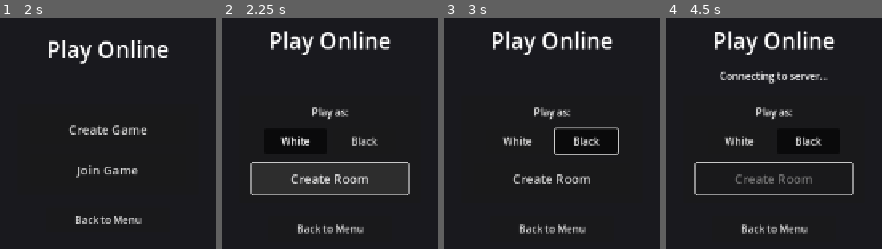
Above: before the commit, frames 1-4 (left to right).
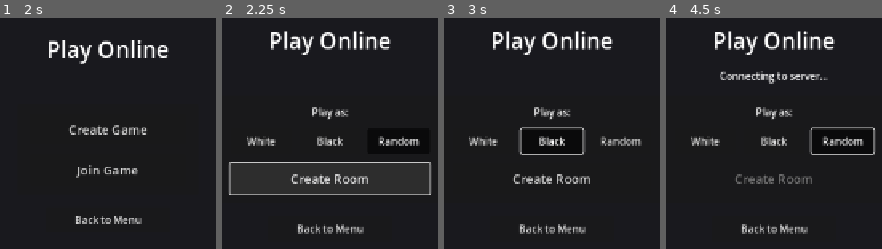
Above: after the commit, the same moments.

Repository: tomgun/saktris-game
Game: Godot game, scene res://src/ui/multiplayer/multiplayer_menu.tscn
Two runs of this game, one before a commit and one after it. Both use one fixed random seed, a clock stepped at 60 frames per second and the inputs below. This scene is started directly instead of the project's main scene.
Inputs (mouse positions are in pixels of both pictures, inside the frame that each line leads up to):
- Up to frame 1 (2 s): click (108, 140) at 0.52 s; type "Alex" at 0.6 s; click "Continue" at 1.25 s
- Up to frame 2 (2.25 s): click "Create Game" at 2 s
- Up to frame 3 (3 s): click "Black" at 2.75 s
- Up to frame 4 (4.5 s): click "Create Room" at 3.5 s; click (843, 140) at 4.25 s, where only the run after the commit has a clickable "Random"

Frame 1 is identical in both runs. In frame 2, 2.7% of the frame differs, in the area x 2-98%, y 51-77%; in frame 3, 2.6%; in frame 4, 3.3%, in the area x 11-98%, y 47-77%.

Commit message:
Fix online action mode: cooldown bar positioning, game mode sync, ready button
- Fix cooldown bars stuck in middle of board after resize (repositioned on resize)
- Sync host's game mode (Classic/Action) to guest instead of using local settings
- Add Random option to side selector (default, resolved at room creation)
- Add "I'm Ready!" overlay for online action mode (pauses until both confirm)
- Emit remote_ready_received signal bidirectionally for ready handshake

Diff:
--- a/src/game/game_state.gd
+++ b/src/game/game_state.gd
@@ -45,6 +45,7 @@
 var action_ai_reaction_max: float = 1.0    ## Maximum AI reaction time after cooldown ready
 
 ## Action mode timers (counts down to 0)
+var action_paused: bool = false  ## When true, action mode timers don't tick (e.g. waiting for ready)
 var _white_move_timer: float = 0.0
 var _black_move_timer: float = 0.0
 var _arrival_timer: float = 0.0
@@ -186,6 +187,8 @@
 	if game_mode != GameMode.ACTION:
 		return
 	if not is_game_in_progress():
+		return
+	if action_paused:
 		return
 	_tick_action_mode(delta)
 
--- a/src/main.gd
+++ b/src/main.gd
@@ -121,11 +121,7 @@
 	var settings: Dictionary = data.get("settings", {})
 	var seed_val: int = data.get("seed", 0)
 
-	# Override settings for network play
-	if Settings.game_style == 1:
-		settings["game_mode"] = GameState.GameMode.ACTION
-	else:
-		settings["game_mode"] = GameState.GameMode.TWO_PLAYER
+	# Use host's game mode from settings (don't override with local settings)
 	settings["network_seed"] = seed_val
 
 	# Clean up multiplayer menu
--- a/src/network/network_manager.gd
+++ b/src/network/network_manager.gd
@@ -52,6 +52,7 @@
 signal remote_resign()
 signal remote_draw_offer()
 signal remote_draw_response(accepted: bool)
+signal remote_ready_received()
 signal ping_updated(ms: int)
 signal resync_needed()
 
@@ -422,8 +423,8 @@
 			game_starting.emit(parsed)
 
 		NetworkProtocolClass.MessageType.GAME_READY:
-			# Guest is ready - game can begin
-			pass
+			# Remote player is ready
+			remote_ready_received.emit()
 
 		NetworkProtocolClass.MessageType.MOVE:
 			var parsed := NetworkProtocolClass.parse_move(msg_data)
--- a/src/ui/board/board_view.gd
+++ b/src/ui/board/board_view.gd
@@ -66,6 +66,11 @@
 var _arrival_piece_preview: TextureRect = null
 var _arrival_column_highlight: ColorRect = null
 var _arrival_side_label: Label = null
+
+# Ready overlay for online action mode
+var _ready_overlay: PanelContainer = null
+var _local_ready: bool = false
+var _remote_ready: bool = false
 
 @onready var board_container: Control = %BoardContainer
 @onready var squares_grid: Control = %SquaresGrid
@@ -133,12 +138,20 @@
 		if tween.is_valid():
 			tween.kill()
 	_active_tweens.clear()
+	if NetworkManager.remote_ready_received.is_connected(_on_remote_ready):
+		NetworkManager.remote_ready_received.disconnect(_on_remote_ready)
 
 
 func set_online_mode(enabled: bool, side: int) -> void:
 	## Enable online multiplayer mode
 	is_online_mode = enabled
 	my_side = side
+
+	# Show ready overlay for online action games
+	if enabled and game_state and game_state.game_mode == GameState.GameMode.ACTION:
+		game_state.action_paused = true
+		_show_ready_overlay()
+		NetworkManager.remote_ready_received.connect(_on_remote_ready)
 
 
 func is_my_turn() -> bool:
@@ -1435,6 +1448,9 @@
 		sprite.size = Vector2(square_size, square_size)
 		sprite.position = _board_to_pixel(pos)
 
+	# Action mode UI (cooldown bars, arrival indicators)
+	_reposition_action_mode_ui()
+
 
 func _initial_layout_setup() -> void:
 	await get_tree().process_frame
@@ -2344,6 +2360,136 @@
 		_arrival_side_label = null
 
 
+func _reposition_action_mode_ui() -> void:
+	## Reposition action mode UI elements after board resize
+	var bar_height := 8.0
+	var bar_width := square_size * BOARD_SIZE
+
+	if _white_cooldown_bg:
+		_white_cooldown_bg.position = Vector2(0, square_size * BOARD_SIZE + 2)
+		_white_cooldown_bg.size = Vector2(bar_width, bar_height)
+	if _white_cooldown_bar:
+		_white_cooldown_bar.position = Vector2(0, square_size * BOARD_SIZE + 2)
+
+	if _black_cooldown_bg:
+		_black_cooldown_bg.position = Vector2(0, -bar_height - 2)
+		_black_cooldown_bg.size = Vector2(bar_width, bar_height)
+	if _black_cooldown_bar:
+		_black_cooldown_bar.position = Vector2(0, -bar_height - 2)
+
+	if _arrival_timer_label:
+		_arrival_timer_label.position = Vector2(bar_width / 2 - 60, -bar_height - 45)
+	if _arrival_side_label:
+		_arrival_side_label.position = Vector2(bar_width / 2 - 40, -bar_height - 65)
+	if _arrival_piece_preview:
+		_arrival_piece_preview.position = Vector2(bar_width / 2 + 65, -bar_height - 55)
+
+
+func _show_ready_overlay() -> void:
+	## Show a prominent "I'm Ready!" overlay for online action mode
+	_ready_overlay = PanelContainer.new()
+	_ready_overlay.anchors_preset = Control.PRESET_FULL_RECT
+	_ready_overlay.z_index = 100
+	_ready_overlay.mouse_filter = Control.MOUSE_FILTER_STOP
+
+	# Semi-transparent background
+	var style := StyleBoxFlat.new()
+	style.bg_color = Color(0, 0, 0, 0.7)
+	style.set_content_margin_all(20)
+	_ready_overlay.add_theme_stylebox_override("panel", style)
+
+	var vbox := VBoxContainer.new()
+	vbox.alignment = BoxContainer.ALIGNMENT_CENTER
+	vbox.size_flags_horizontal = Control.SIZE_EXPAND_FILL
+	vbox.size_flags_vertical = Control.SIZE_EXPAND_FILL
+	_ready_overlay.add_child(vbox)
+
+	var spacer_top := Control.new()
+	spacer_top.size_flags_vertical = Control.SIZE_EXPAND_FILL
+	vbox.add_child(spacer_top)
+
+	var title := Label.new()
+	title.text = "ACTION MODE"
+	title.horizontal_alignment = HORIZONTAL_ALIGNMENT_CENTER
+	title.add_theme_font_size_override("font_size", 32)
+	title.add_theme_color_override("font_color", Color(0.3, 0.9, 0.3))
+	vbox.add_child(title)
+
+	var subtitle := Label.new()
+	subtitle.text = "Both players move simultaneously"
+	subtitle.horizontal_alignment = HORIZONTAL_ALIGNMENT_CENTER
+	subtitle.add_theme_font_size_override("font_size", 16)
+	subtitle.add_theme_color_override("font_color", Color(0.7, 0.7, 0.7))
+	vbox.add_child(subtitle)
+
+	var spacer_mid := Control.new()
+	spacer_mid.custom_minimum_size = Vector2(0, 30)
+	vbox.add_child(spacer_mid)
+
+	var ready_button := Button.new()
+	ready_button.text = "I'm Ready!"
+	ready_button.custom_minimum_size = Vector2(250, 70)
+	ready_button.size_flags_horizontal = Control.SIZE_SHRINK_CENTER
+	ready_button.add_theme_font_size_override("font_size", 28)
+	ready_button.pressed.connect(_on_ready_pressed)
+	vbox.add_child(ready_button)
+
+	var status := Label.new()
+	status.name = "ReadyStatus"
+	status.text = ""
+	status.horizontal_alignment = HORIZONTAL_ALIGNMENT_CENTER
+	status.add_theme_font_size_override("font_size", 16)
+	status.add_theme_color_override("font_color", Color(0.8, 0.8, 0.3))
+	vbox.add_child(status)
+
+	var spacer_bottom := Control.new()
+	spacer_bottom.size_flags_vertical = Control.SIZE_EXPAND_FILL
+	vbox.add_child(spacer_bottom)
+
+	add_child(_ready_overlay)
+
+
+func _on_ready_pressed() -> void:
+	## Local player pressed "I'm Ready!"
+	_local_ready = true
+	NetworkManager.send_ready()
+
+	# Update overlay UI
+	if _ready_overlay:
+		var status_label_node := _ready_overlay.find_child("ReadyStatus", true, false)
+		if status_label_node:
+			status_label_node.text = "Waiting for opponent..."
+		var buttons := _ready_overlay.find_children("", "Button", true, false)
+		if buttons.size() > 0:
+			buttons[0].disabled = true
+			buttons[0].text = "Ready!"
+
+	_check_both_ready()
+
+
+func _on_remote_ready() -> void:
+	## Remote player sent ready signal
+	_remote_ready = true
+
+	# Update overlay status if we're still showing it
+	if _ready_overlay and not _local_ready:
+		var status_label_node := _ready_overlay.find_child("ReadyStatus", true, false)
+		if status_label_node:
+			status_label_node.text = "Opponent is ready!"
+
+	_check_both_ready()
+
+
+func _check_both_ready() -> void:
+	## Start game when both players are ready
+	if _local_ready and _remote_ready:
+		if _ready_overlay:
+			_ready_overlay.queue_free()
+			_ready_overlay = null
+		if game_state:
+			game_state.action_paused = false
+
+
 func _update_action_mode_display() -> void:
 	## Update cooldown bars and arrival indicator in action mode
 	if game_state == null or game_state.game_mode != GameState.GameMode.ACTION:
--- a/src/ui/multiplayer/multiplayer_menu.gd
+++ b/src/ui/multiplayer/multiplayer_menu.gd
@@ -19,13 +19,15 @@
 @onready var side_selector: HBoxContainer = %SideSelector
 @onready var white_button: Button = %WhiteButton
 @onready var black_button: Button = %BlackButton
+@onready var random_button: Button = %RandomButton
 @onready var cancel_button: Button = %CancelButton
 @onready var join_room_button: Button = %JoinRoomButton
 @onready var name_panel: PanelContainer = %NamePanel
 @onready var name_input: LineEdit = %NameInput
 @onready var continue_button: Button = %ContinueButton
 
-var _selected_side: int = Piece.Side.WHITE
+const SIDE_RANDOM := -1
+var _selected_side: int = SIDE_RANDOM
 var _connect_timer: SceneTreeTimer = null
 
 
@@ -38,6 +40,7 @@
 	join_room_button.pressed.connect(_on_join_room_button_pressed)
 	white_button.pressed.connect(_on_white_selected)
 	black_button.pressed.connect(_on_black_selected)
+	random_button.pressed.connect(_on_random_selected)
 	room_code_input.text_submitted.connect(_on_room_code_submitted)
 	continue_button.pressed.connect(_on_continue_pressed)
 
@@ -111,6 +114,7 @@
 func _update_side_buttons() -> void:
 	white_button.button_pressed = (_selected_side == Piece.Side.WHITE)
 	black_button.button_pressed = (_selected_side == Piece.Side.BLACK)
+	random_button.button_pressed = (_selected_side == SIDE_RANDOM)
 
 
 func _on_white_selected() -> void:
@@ -120,6 +124,11 @@
 
 func _on_black_selected() -> void:
 	_selected_side = Piece.Side.BLACK
+	_update_side_buttons()
+
+
+func _on_random_selected() -> void:
+	_selected_side = SIDE_RANDOM
 	_update_side_buttons()
 
 
@@ -135,6 +144,10 @@
 	# Second click: actually create the room
 	status_label.text = "Connecting..."
 	create_button.disabled = true
+
+	# Resolve random side now so it's consistent everywhere
+	if _selected_side == SIDE_RANDOM:
+		_selected_side = Piece.Side.WHITE if randi() % 2 == 0 else Piece.Side.BLACK
 
 	# Connect to signaling server first
 	if NetworkManager.get_state() == NetworkManager.ConnectionState.OFFLINE:
@@ -262,12 +275,15 @@
 		# Generate game seed and settings
 		var seed_val := randi()
 		var settings := Settings.get_game_settings()
-		settings["game_mode"] = GameState.GameMode.TWO_PLAYER
+		if Settings.game_style == 1:
+			settings["game_mode"] = GameState.GameMode.ACTION
+		else:
+			settings["game_mode"] = GameState.GameMode.TWO_PLAYER
 
 		# Send game start to guest
 		NetworkManager.start_game(settings, seed_val)
 
-		# Start local game
+		# Start local game (_selected_side already resolved from random at create time)
 		game_starting.emit({
 			"settings": settings,
 			"seed": seed_val
--- a/src/ui/multiplayer/multiplayer_menu.tscn
+++ b/src/ui/multiplayer/multiplayer_menu.tscn
@@ -93,6 +93,13 @@
 toggle_mode = true
 text = "Black"
 
+[node name="RandomButton" type="Button" parent="CenterContainer/VBoxContainer/MainPanel/VBox/MarginContainer/VBox/SideSelector"]
+unique_name_in_owner = true
+custom_minimum_size = Vector2(100, 40)
+layout_mode = 2
+toggle_mode = true
+text = "Random"
+
 [node name="CreateButton" type="Button" parent="CenterContainer/VBoxContainer/MainPanel/VBox/MarginContainer/VBox"]
 unique_name_in_owner = true
 custom_minimum_size = Vector2(250, 50)
Not shown, changed: .agentic-journal/JOURNAL.md
Not shown, changed: spec/FEATURES.md
Not shown, added: spec/acceptance/F-0023.md
